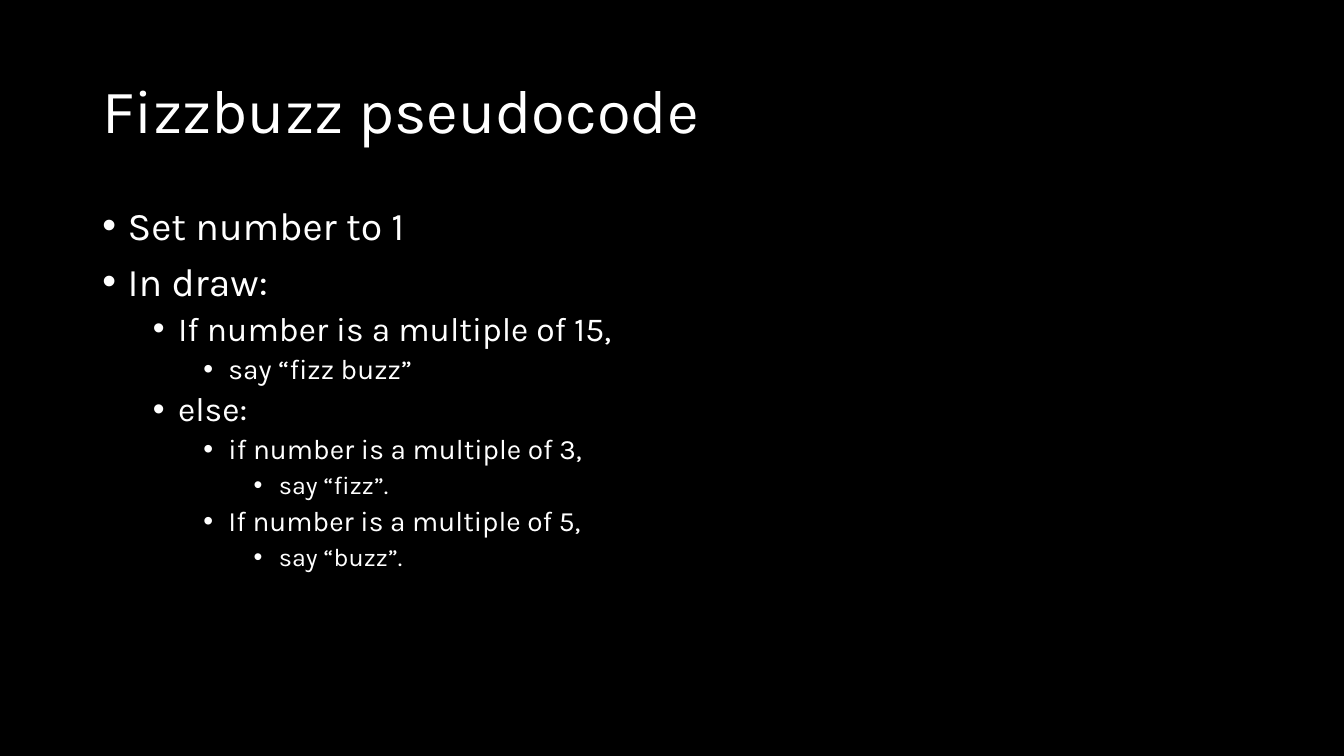
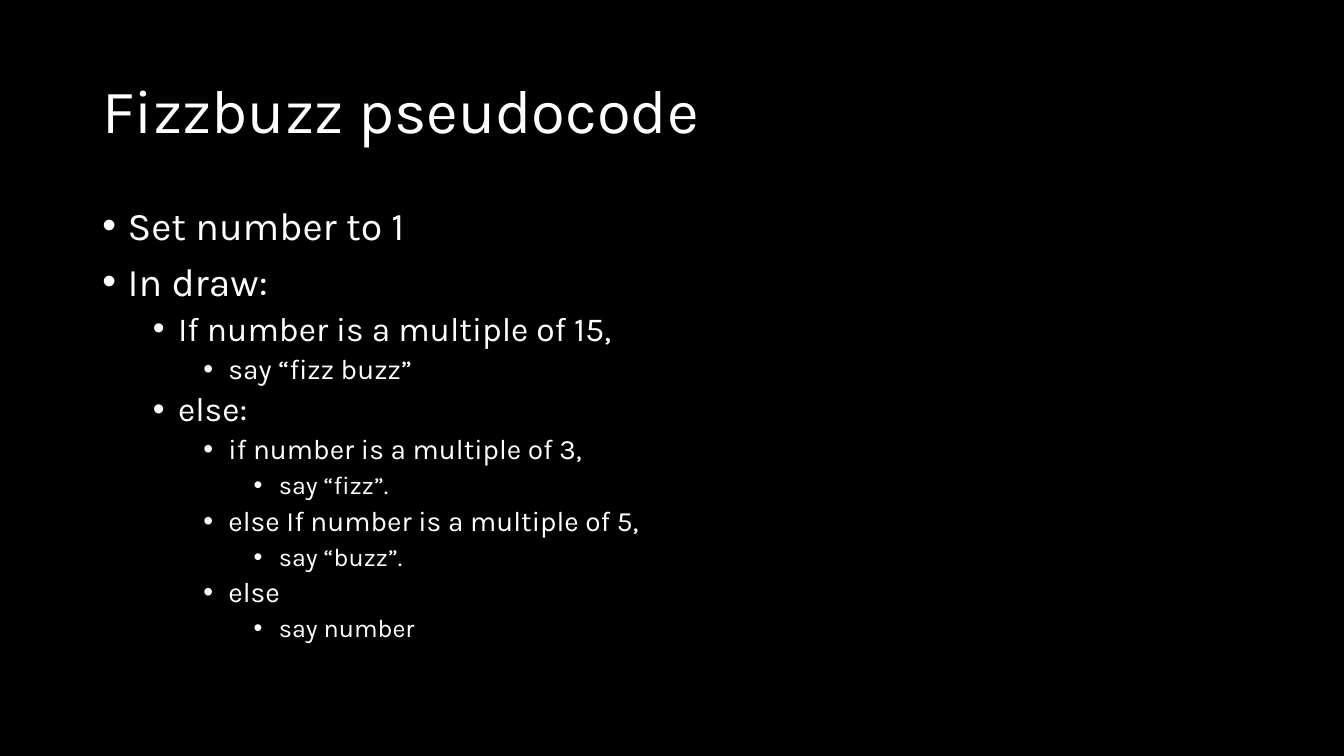
Before and after one commit to crhallberg/IMM120, a slide deck: slide 17 of Presentations/Class 04 – Sept 25.pptx. Drawn at 1344x756 pixels with LibreOffice and Linux fonts; fonts in the diff are those of the drawing. Boxes give left, top, right and bottom in pixels: in the first picture for what was removed or moved away, otherwise in the second. Text is boxed around its words. In the diff, an @@ line names an element or a change of style, - is before the commit and + after.

```diff
--- a/Presentations/Class 04 – Sept 25.pptx
+++ b/Presentations/Class 04 – Sept 25.pptx
@@ text at <box>228,511,639,538</box>: text changed @@
-    • If number is a multiple of 5,
+    • else If number is a multiple of 5,
@@ text at <box>228,583,415,644</box>: paragraphs added @@
+    • else
+      • say number
```
Also in this commit, not shown: 7 other slides changed, 16 slides added, 1 slide removed.
